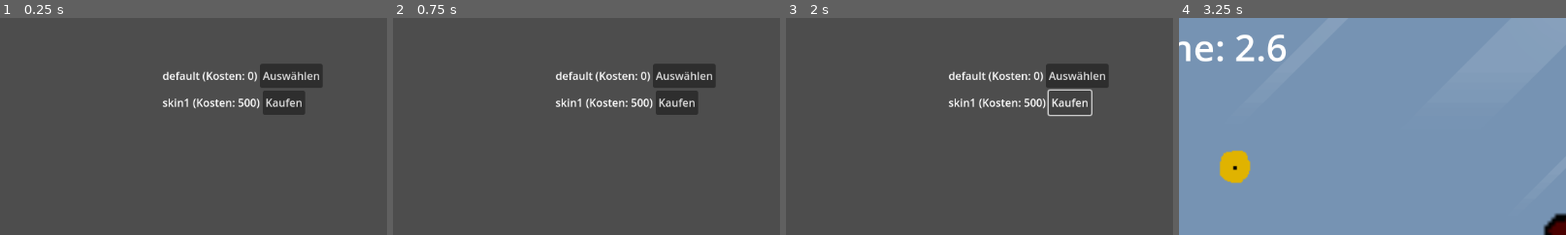
Above: before the commit, frames 1-4 (left to right).
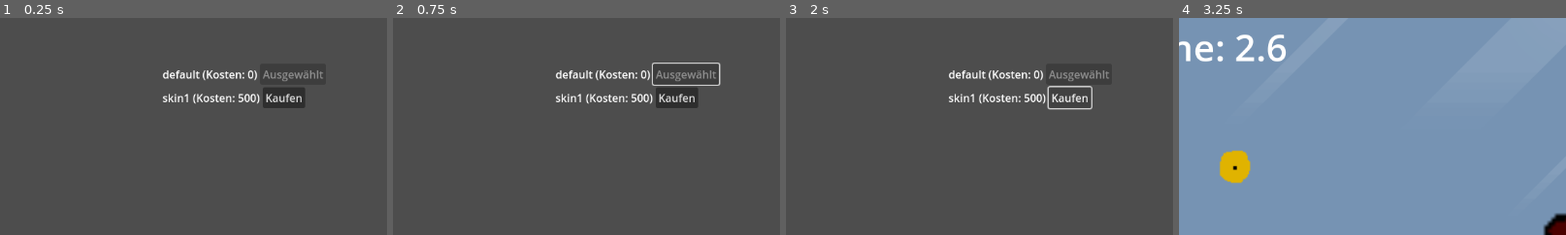
Above: after the commit, the same moments.

Repository: HaMeiAltVergessen/FingerFist
Game: Godot game, scene res://scenes/Shop.tscn
The game is run twice, just before and just after one commit, with the same random seed, the same clock (stepped at 60 frames per second) and the same inputs. This scene is started directly instead of the project's main scene.
Inputs (mouse positions are % of the whole screen's width and height, from its top left):
- Up to frame 1 (0.25 s): no input
- Up to frame 2 (0.75 s): click (45, 22) at 0.5 s, where only the run before the commit has a clickable "Auswählen"
- Up to frame 3 (2 s): click "Kaufen" at 1.25 s
- Up to frame 4 (3.25 s): click "Return" at 2 s; click "Next Round" at 2.75 s
The pictures show only the part of the screen within x 8-58%, y 9-59%; the shares and areas given below are measured in that part.

The runs differ from the first frame. In frame 1, 2.8% of the frame differs, in the area x 42-84%, y 24-45%; in frame 2, 3.1%, in the area x 42-85%, y 20-45%; in frame 3, 2.7%; in frame 4, nothing differs.

Commit message:
Shop fixes
Skins global definiert,
skins auswählbar.
shop läuft jetzt und sollte erweiterbar sein.

Diff:
--- a/scenes/Game.tscn
+++ b/scenes/Game.tscn
@@ -214,5 +214,8 @@
 text = "Shop"
 
 [connection signal="timeout" from="GameTimer" to="." method="_on_game_timer_timeout"]
+[connection signal="pressed" from="PauseScreen/ContinueButton" to="." method="_on_continue_button_pressed"]
+[connection signal="pressed" from="EndScreen/RetryButton" to="." method="_on_retry_button_pressed"]
 [connection signal="pressed" from="EndScreen/RetryButton" to="." method="_on_retry_pressed"]
+[connection signal="pressed" from="EndScreen/ShopButton" to="." method="_on_shop_button_pressed"]
 [connection signal="pressed" from="EndScreen/ShopButton" to="." method="_on_shop_pressed"]
--- a/scenes/Shop.tscn
+++ b/scenes/Shop.tscn
@@ -5,18 +5,18 @@
 [node name="Shop" type="Node2D"]
 script = ExtResource("1_rgcs7")
 
-[node name="SkinList" type="VBoxContainer" parent="."]
-offset_left = 331.0
-offset_top = 126.0
-offset_right = 594.0
-offset_bottom = 211.0
-
 [node name="CoinsLabel" type="Label" parent="."]
 offset_left = 190.0
 offset_right = 676.0
 offset_bottom = 77.0
 text = "Coins:"
 horizontal_alignment = 1
+
+[node name="SkinList" type="VBoxContainer" parent="."]
+offset_left = 331.0
+offset_top = 126.0
+offset_right = 594.0
+offset_bottom = 211.0
 
 [node name="Return" type="Button" parent="."]
 offset_left = 205.0
--- a/scripts/Game.gd
+++ b/scripts/Game.gd
@@ -3,6 +3,8 @@
 # --- Nodes (prüfe Pfade) ---
 @onready var end_screen: CanvasLayer = $EndScreen
 @onready var pause_screen: CanvasLayer = $PauseScreen
+@onready var sprite = $Background/BoxFingerSprite  # falls dein Player ein Sprite2D-Node hat
+
 
 @onready var continue_button: Button = $PauseScreen/ContinueButton
 @onready var retry_button: Button = $EndScreen/RetryButton
@@ -51,7 +53,7 @@
 # -----------------------
 func _ready() -> void:
 	randomize()
-
+	Global.load_progress()
 	# Progressive Background / BoxSack je nach Global.unlocked_levels
 	_apply_progression()
 
@@ -64,10 +66,9 @@
 
 	end_screen.visible = false
 	pause_screen.visible = false
-
-	continue_button.pressed.connect(_on_continue_pressed)
-	if retry_button and not retry_button.pressed.is_connected(_on_retry_pressed):
-		retry_button.pressed.connect(_on_retry_pressed)
+	sprite.texture = Global.get_current_skin_texture()
+
+
 
 	# Sack-Stages laden
 	sack_stages = [
@@ -124,11 +125,6 @@
 	game_timer.start()
 	timer_label.text = "Time: %.1f" % game_timer.time_left
 
-func _on_continue_pressed() -> void:
-	continue_button.disabled = true
-	round += 1
-	if round <= rounds_total:
-		_start_round()
 
 func _process(_delta: float) -> void:
 	if game_active and not game_timer.is_stopped():
@@ -205,9 +201,9 @@
 			if box_sack:
 				box_sack.texture = load("res://assets/BXS2.png")
 		3:
-			$Background/BackgroundSprite.texture = load("res://assets/bg_level3.png")
+			$Background/BackgroundSprite.texture = load("res://assets/Free Pixel Art Forest/PNG/Background layers/Layer_0009_2.png")
 			if box_sack:
-				box_sack.texture = load("res://assets/BXS3.png")
+				box_sack.texture = load("res://assets/Free Pixel Art Forest/PNG/Background layers/Layer_0009_2.png")
 
 func _show_pause_screen() -> void:
 	game_active = false
@@ -226,9 +222,17 @@
 
 
 func _show_end_screen() -> void:
+	Global.add_score(score)
+	if Global.rounds_played >= 3:
+		Global.rounds_played = 0 # nach Anzeige wieder zurücksetzen
+		get_tree().change_scene_to_file("res://scenes/Shop.tscn")
+	else:
+		get_tree().change_scene_to_file("res://scenes/EndScreen.tscn")
 	end_screen.visible = true
 	final_score_label.text = "Final Score: %d" % score
 	timer_label.visible = false
+
+
 # -----------------------
 # Highscore UI (liest aus Global.highscores)
 # -----------------------
@@ -267,6 +271,11 @@
 func _on_retry_pressed() -> void:
 	get_tree().reload_current_scene()
 
-
 func _on_shop_pressed() -> void:
 	get_tree().change_scene_to_file("res://scenes/Shop.tscn")
+
+func _on_continue_button_pressed() -> void:
+	continue_button.disabled = true
+	round += 1
+	if round <= rounds_total:
+		_start_round()
--- a/scripts/Shop.gd
+++ b/scripts/Shop.gd
@@ -1,82 +1,95 @@
-extends Node2D    # <- wichtig: für UI-Control-Layout (besser als Node2D)
+extends Node2D
 
 @onready var coins_label: Label = $CoinsLabel
 @onready var skins_list: VBoxContainer = $SkinList
 @onready var back_button: Button = $Return
 
 func _ready() -> void:
-	# Button-Verbindung
-	if not back_button.pressed.is_connected(_on_return_pressed):
-		back_button.pressed.connect(_on_return_pressed)
-	# Erstes UI aufbauen
-	_build_shop_ui()
+	# Lade globale Daten beim Öffnen des Shops
+	Global.load_progress()
+	update_ui()
 
-# baut die gesamte Liste neu auf (löscht vorher alte Einträge)
-func _build_shop_ui() -> void:
-	# coins anzeigen
-	_update_coins_label()
+	# Button-Event
+	back_button.pressed.connect(_on_return_pressed)
+# ----------------------------
+# Skin kaufen
+# ----------------------------
+func _buy_skin(skin_name: String) -> void:
+	var skin = Global.skins[skin_name]
 
-	# Alte Einträge löschen (vermeidet Duplikate)
+	if not skin["owned"]:
+		if Global.coins >= skin["cost"]:
+			Global.coins -= skin["cost"]
+			skin["owned"] = true
+			Global.skins[skin_name] = skin
+			Global.save_progress()
+			update_ui()
+			print("%s gekauft!" % skin_name)
+		else:
+			print("Nicht genug Münzen!")
+func _ensure_skins_valid() -> void:
+	if typeof(Global.skins) != TYPE_DICTIONARY:
+		print("Global.skins ungültig, setze Default")
+		Global.skins = {
+			"default": {"cost": 0, "owned": true},
+			"skin1": {"cost": 500, "owned": false}
+		}
+		Global.save_progress()
+# ----------------------------
+# UI aktualisieren
+# ----------------------------
+func update_ui() -> void:
+	# Alle alten Einträge entfernen (verhindert Doppelung)
 	for child in skins_list.get_children():
 		child.queue_free()
 
-	# Neue Einträge hinzufügen
+	# Münzstand anzeigen
+	coins_label.text = "Münzen: %d" % Global.coins
+
+	# Für jeden Skin einen Eintrag mit Label + Button erzeugen
 	for skin_name in Global.skins.keys():
-		var data = Global.skins[skin_name]
+		var skin_data = Global.skins[skin_name]
 		var hbox = HBoxContainer.new()
-		hbox.custom_minimum_size = Vector2(0, 36) # optional für Zeilenhöhe
 
+		# Name + Kosten
 		var label = Label.new()
-		label.text = "%s (Kosten: %d)" % [skin_name, data["cost"]]
+		label.text = "%s (Kosten: %d)" % [skin_name, skin_data["cost"]]
 		hbox.add_child(label)
 
 		var button = Button.new()
-		# sichere Verbindung mit gebundener Variable
-		if data["owned"]:
-			if Global.current_skin == "res://assets/Finger 01.png":
+
+		if skin_data["owned"]:
+			# Skin gehört dem Spieler – Auswahl möglich
+			if Global.current_skin == skin_name:
 				button.text = "Ausgewählt"
 				button.disabled = true
 			else:
 				button.text = "Auswählen"
-				var c = Callable(self, "_select_skin").bind(skin_name)
-				button.pressed.connect(c)
+				button.pressed.connect(func():
+					_select_skin(skin_name)
+				)
 		else:
+			# Skin ist noch nicht gekauft
 			button.text = "Kaufen"
-			var cbuy = Callable(self, "_buy_skin").bind("res://assets/Finger 02.png")
-			button.pressed.connect(cbuy)
+			button.pressed.connect(func():
+				_buy_skin(skin_name)
+			)
 
 		hbox.add_child(button)
 		skins_list.add_child(hbox)
 
-func _update_coins_label() -> void:
-	coins_label.text = "Münzen: %d" % Global.coins
-
-# -------------------
-# Aktionen
-# -------------------
+# ----------------------------
+# Skin auswählen
+# ----------------------------
 func _select_skin(skin_name: String) -> void:
 	Global.current_skin = skin_name
 	Global.save_progress()
-	_build_shop_ui()        # UI aktualisieren (Buttons / Ausgewählt-Status)
-	_update_coins_label()
+	update_ui()
+	print("%s wurde ausgewählt!" % skin_name)
 
-func _buy_skin(skin_name: String) -> void:
-	var skin = Global.skins.get(skin_name)
-	if skin == null:
-		return
-	if skin["owned"]:
-		return
-	if Global.coins >= skin["cost"]:
-		Global.coins -= skin["cost"]
-		skin["owned"] = true
-		Global.skins[skin_name] = skin
-		Global.save_progress()
-		_build_shop_ui()
-		_update_coins_label()
-	else:
-		# Optional: zeige ein Popup oder Sound
-		print("Nicht genug Münzen!")
 
+# ----------------------------
+# Zurück zum Endscreen
+# ----------------------------
 func _on_return_pressed() -> void:
-	# Zurück zur EndScreen (oder zu Game/Highscore je nach Flow)
 	get_tree().change_scene_to_file("res://scenes/Game.tscn")
--- a/scripts/global.gd
+++ b/scripts/global.gd
@@ -5,47 +5,57 @@
 var unlocked_levels: int = 1
 var unlocked_gloves: int = 1
 var coins: int = 0
+var rounds_played: int = 0
+
+var current_skin: String = "default"
+
+# Skins mit Preis und Besitzstatus
 var skins = {
 	"default": {"cost": 0, "owned": true},
 	"skin1": {"cost": 500, "owned": false}
 }
-var current_skin: String = "default"
+# Zuordnung der Skins zu Texturen (Passe Pfade an deine Assets an)
+const SKIN_TEXTURES = {
+	"default": preload("res://assets/Finger 01.png"),
+	"skin1": preload("res://assets/Finger 02.png")
+}
+const SAVE_FILE := "user://progression.save"
+# Gibt die aktuelle Textur zurück
+func get_current_skin_texture() -> Texture2D:
+	if SKIN_TEXTURES.has(current_skin):
+		return SKIN_TEXTURES[current_skin]
+	else:
+		return SKIN_TEXTURES["default"]
 
-const SAVE_FILE := "user://progression.save"
-
+# Wird am Ende jeder Runde aufgerufen
 func add_score(score: int) -> void:
-	# Wird einmal aufgerufen, wenn eine Session (final) endet.
 	total_score += score
-	# Highscores-Liste pflegen
+	coins += score / 10        # zuerst Münzen aktualisieren
 	highscores.append(score)
 	highscores.sort()
 	highscores.reverse()
-	# Unlock-Checks und speichern
 	_check_unlocks()
-	save_progress()
-	coins += score / 10
+	rounds_played += 1
+	save_progress()            # danach speichern
 
 
+# Prüft Freischaltungen
 func _check_unlocks() -> void:
-	# Level-Progression (Beispiele)
 	if total_score >= 100 and unlocked_levels < 2:
 		unlocked_levels = 2
 	if total_score >= 2500 and unlocked_levels < 3:
 		unlocked_levels = 3
 
-	# Handschuhe (Beispiele)
 	if total_score >= 1500 and unlocked_gloves < 2:
 		unlocked_gloves = 2
 	if total_score >= 3000 and unlocked_gloves < 3:
 		unlocked_gloves = 3
 
+
+# Speichert alle relevanten Daten persistent
 func save_progress() -> void:
-		var payload = {
-			"highscores": highscores,
-			"total_score": total_score,
-			"unlocked_levels": unlocked_levels,
-			"unlocked_gloves": unlocked_gloves
-		}
+	var file = FileAccess.open(SAVE_FILE, FileAccess.WRITE)
+	if file:
 		var data = {
 			"coins": coins,
 			"skins": skins,
@@ -53,23 +63,44 @@
 			"highscores": highscores,
 			"unlocked_levels": unlocked_levels,
 			"total_score": total_score,
-			"unlocked_gloves": unlocked_gloves
+			"unlocked_gloves": unlocked_gloves,
+			"rounds_played": rounds_played
 		}
-		var file = FileAccess.open(SAVE_FILE, FileAccess.WRITE)
-		if file:
-			file.store_var(data)
-			file.close()
+		file.store_var(data)
+		file.close()
 
+
+# Lädt den Speicherstand (z. B. im _ready() vom Hauptmenü)
 func load_progress() -> void:
-	if FileAccess.file_exists(SAVE_FILE):
-		var file = FileAccess.open(SAVE_FILE, FileAccess.READ)
-		if file:
-			var data = file.get_var()
-			coins = data.get("coins", 0)
-			skins = data.get("skins", skins)
-			current_skin = data.get("current_skin", "default")
-			highscores = data.get("highscores", [])
-			unlocked_levels = data.get("unlocked_levels", 1)
-			unlocked_gloves = data.get("unlocked_gloves", 1)
-			total_score = data.get("total_score", 0)
-			file.close()
+	if not FileAccess.file_exists(SAVE_FILE):
+		return
+
+	var file = FileAccess.open(SAVE_FILE, FileAccess.READ)
+	if not file:
+		return
+
+	var data = file.get_var()
+	file.close()
+
+	# Defensive: prüfen und nur übernehmen, wenn Typen passen
+	coins = int(data.get("coins", 0))
+
+	var loaded_skins = data.get("skins", null)
+	if typeof(loaded_skins) == TYPE_DICTIONARY:
+		skins = loaded_skins
+	else:
+		# Falls alte/corrupte Daten (z.B. String statt Dictionary), setze Defaults
+		print("Warnung: gespeicherte 'skins' Daten ungültig — lade Defaults")
+		skins = {
+			"default": {"cost": 0, "owned": true},
+			"skin1": {"cost": 500, "owned": false}
+		}
+		# optional: sofort neu speichern, um alten Save zu reparieren
+		save_progress()
+
+	current_skin = String(data.get("current_skin", current_skin))
+	highscores = data.get("highscores", [])
+	unlocked_levels = int(data.get("unlocked_levels", 1))
+	unlocked_gloves = int(data.get("unlocked_gloves", 1))
+	total_score = int(data.get("total_score", 0))
+	rounds_played = int(data.get("rounds_played", 0))
Not shown: 2 places in scenes/Game.tscn that only renumber resources
